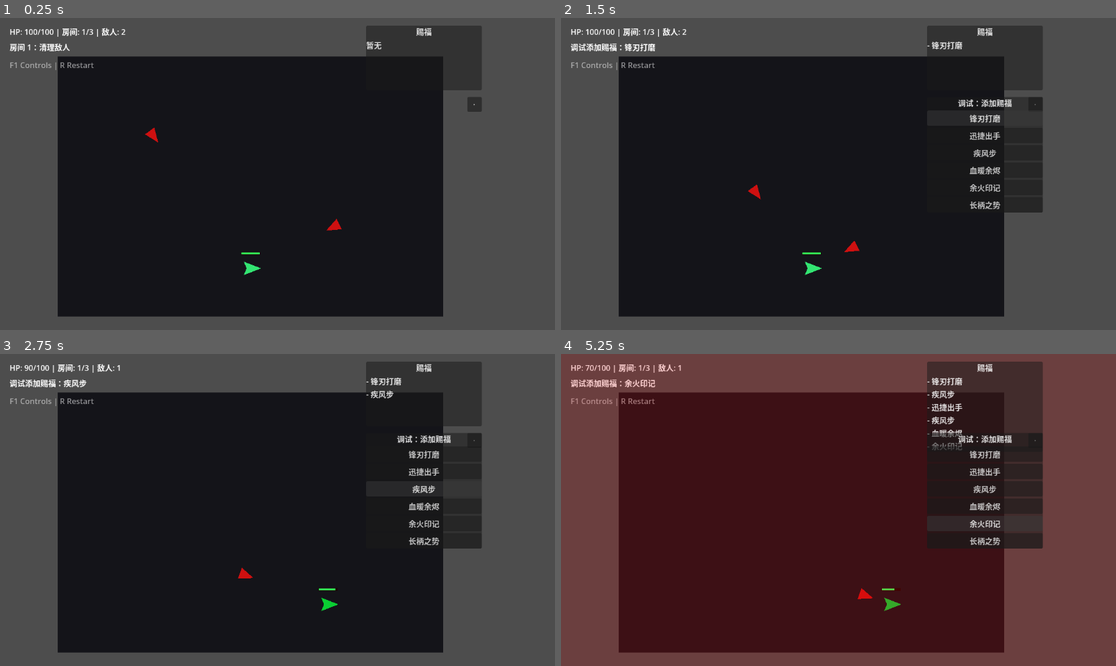
Above: before the commit, frames 1-4 (two rows, left to right).
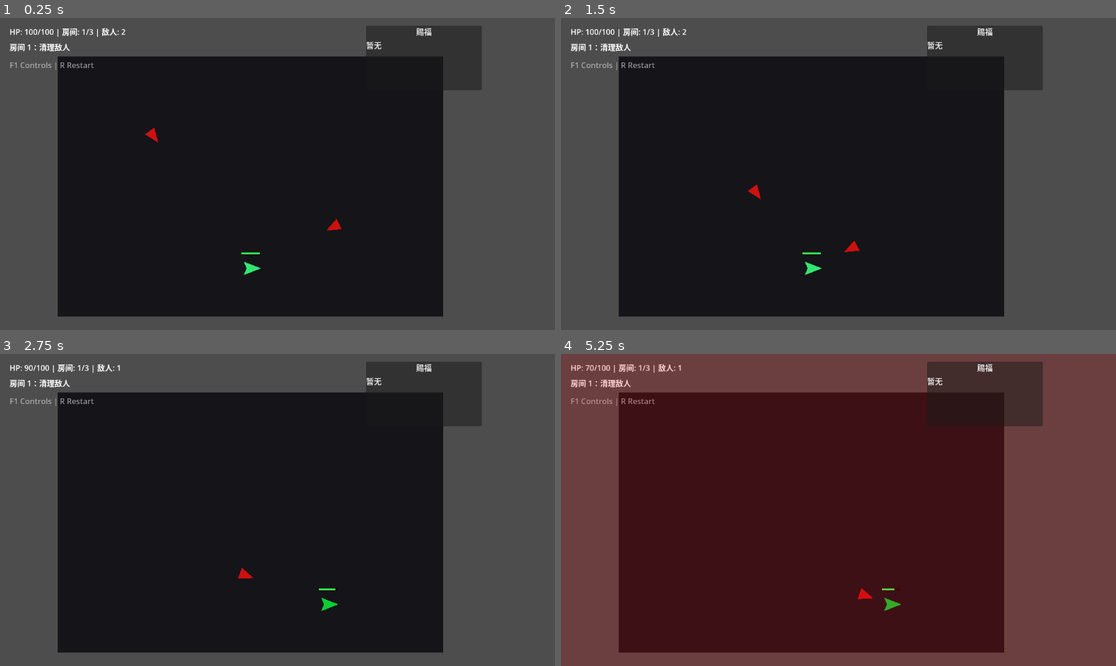
Above: after the commit, the same moments.

Repository: DGoat/Project-A
Game: Godot game, scene res://scenes/Main.tscn
The game is run twice, just before and just after one commit, with the same random seed, the same clock (stepped at 60 frames per second) and the same inputs.
Inputs (mouse positions are in pixels of both pictures, inside the frame that each line leads up to):
- Up to frame 1 (0.25 s): no input
- Up to frame 2 (1.5 s): click (1038, 105) at 0.5 s, where only the run before the commit has a clickable "·"; click (982, 117) at 1.25 s, where only the run before the commit has a clickable "锋刃打磨"
- Up to frame 3 (2.75 s): move the mouse to (399, 494) at 2.02 s; hold D (move_right) from 2.03 s (still down); click (399, 494) at 2.1 s
- Up to frame 4 (5.25 s): release D (move_right) at 2.75 s; click (982, 472) at 2.75 s, where only the run before the commit has a clickable "迅捷出手"; click (982, 488) at 3.5 s, where only the run before the commit has a clickable "疾风步"; click (982, 506) at 4.25 s, where only the run before the commit has a clickable "血暖余烬"; click (982, 522) at 5 s, where only the run before the commit has a clickable "余火印记"

The runs differ from the first frame. In frame 1, 0.1% of the frame differs, in the area x 84-87%, y 25-31%; in frame 2, 3.3%; in frame 3, 3.3%; in frame 4, 7.4%, in the area x 1-87%, y 7-63%.

Commit message:
fix: toggle debug panel with keyboard shortcut

Diff:
--- a/demos/demo-godot-001-action-roguelite/project.godot
+++ b/demos/demo-godot-001-action-roguelite/project.godot
@@ -75,3 +75,8 @@
 "events": [Object(InputEventKey,"resource_local_to_scene":false,"resource_name":"","device":-1,"window_id":0,"alt_press …(190 unchanged characters)…
 ]
 }
+toggle_debug_panel={
+"deadzone": 0.5,
+"events": [Object(InputEventKey,"resource_local_to_scene":false,"resource_name":"","device":-1,"window_id":0,"alt_pressed":false,"shift_pressed":false,"ctrl_pressed":false,"meta_pressed":false,"pressed":false,"keycode":4194338,"physical_keycode":0,"key_label":0,"unicode":0,"location":0,"echo":false,"script":null)
+]
+}
--- a/demos/demo-godot-001-action-roguelite/scenes/Main.tscn
+++ b/demos/demo-godot-001-action-roguelite/scenes/Main.tscn
@@ -79,14 +79,6 @@
 layout_mode = 2
 text = "暂无"
 
-[node name="DebugToggle" type="Button" parent="CanvasLayer/UI"]
-layout_mode = 0
-offset_left = 970.0
-offset_top = 164.0
-offset_right = 1000.0
-offset_bottom = 194.0
-text = "·"
-
 [node name="DebugPanel" type="PanelContainer" parent="CanvasLayer/UI"]
 visible = false
 layout_mode = 0
--- a/demos/demo-godot-001-action-roguelite/scripts/main.gd
+++ b/demos/demo-godot-001-action-roguelite/scripts/main.gd
@@ -17,7 +17,6 @@
 @onready var ui_message := $CanvasLayer/UI/Message
 @onready var damage_flash := $CanvasLayer/UI/DamageFlash
 @onready var acquired_blessings_items := $CanvasLayer/UI/AcquiredBlessingsPanel/AcquiredBlessingsList/Items
-@onready var debug_toggle := $CanvasLayer/UI/DebugToggle
 @onready var debug_panel := $CanvasLayer/UI/DebugPanel
 @onready var blessing_panel := $CanvasLayer/UI/BlessingPanel
 @onready var blessing_buttons := [
@@ -60,7 +59,6 @@
 	for i in debug_blessing_buttons.size():
 		var button_index := i
 		debug_blessing_buttons[i].pressed.connect(func(): _debug_apply_blessing(button_index))
-	debug_toggle.pressed.connect(_toggle_debug_panel)
 	_update_debug_buttons()
 	_update_acquired_blessings()
 	_start_run()
@@ -68,6 +66,8 @@
 func _process(_delta: float) -> void:
 	if Input.is_action_just_pressed("restart"):
 		get_tree().reload_current_scene()
+	if Input.is_action_just_pressed("toggle_debug_panel"):
+		_toggle_debug_panel()
 	if choosing_blessing:
 		if Input.is_action_just_pressed("pick_blessing_1"):
 			_pick_blessing(0)
Not shown, changed: demos/demo-godot-001-action-roguelite/README.md
Not shown, changed: demos/demo-godot-001-action-roguelite/controls.md
Not shown, changed: demos/demo-godot-001-action-roguelite/dev-log.md
